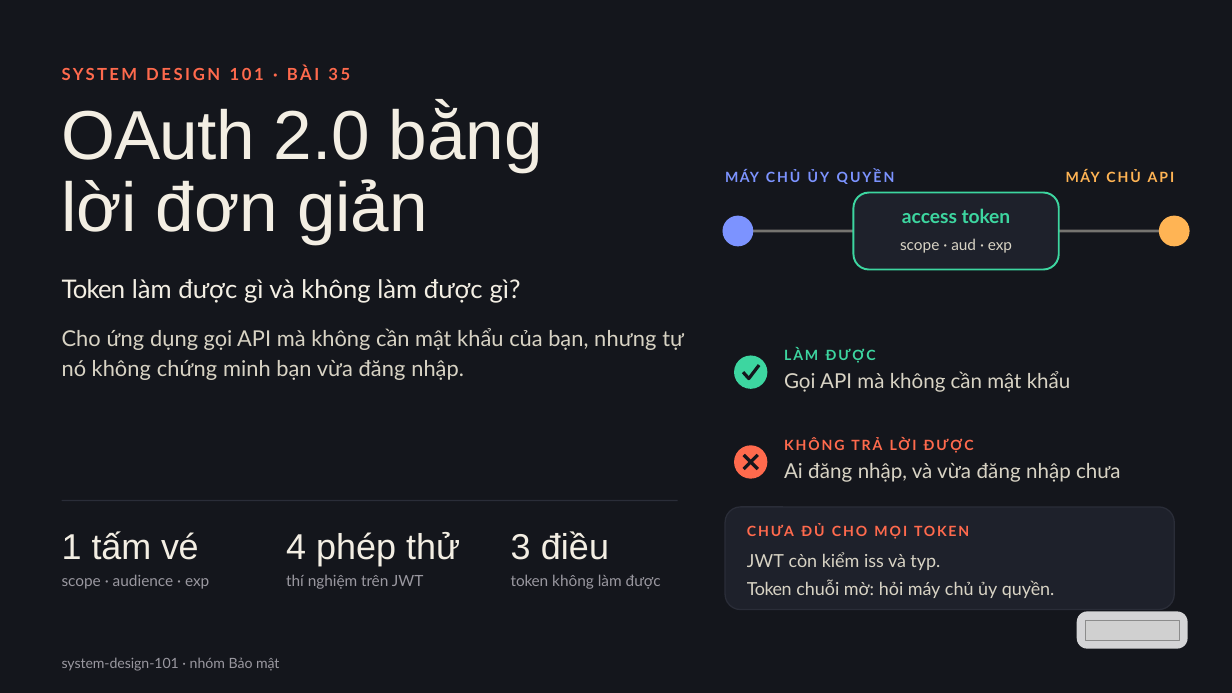
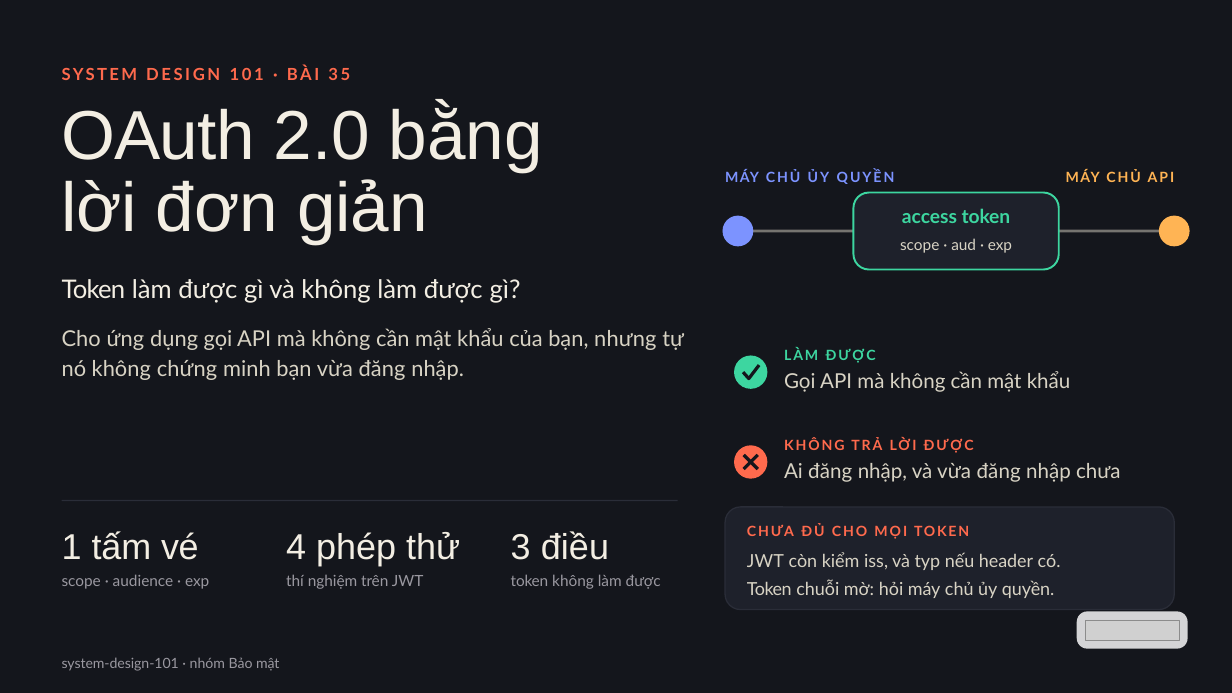
Before and after one commit to vohoailinh90/tool-marketing-studio, a slide deck: slide 1 of system-design-101/vi/lessons/sd-14-035/slides/sd-14-035.pptx. Drawn at 1232x693 pixels with LibreOffice and Linux fonts; fonts in the diff are those of the drawing; grey boxes stand for pictures. Boxes give left, top, right and bottom in pixels: in the first picture for what was removed or moved away, otherwise in the second. Text is boxed around its words. In the diff, an @@ line names an element or a change of style, - is before the commit and + after.

```diff
--- a/system-design-101/vi/lessons/sd-14-035/slides/sd-14-035.pptx
+++ b/system-design-101/vi/lessons/sd-14-035/slides/sd-14-035.pptx
@@ text at (747, 552, 1061, 570): text changed @@
-JWT còn kiểm iss và typ.
+JWT còn kiểm iss, và typ nếu header có.
```
Also in this commit, not shown: 2 other slides changed.
